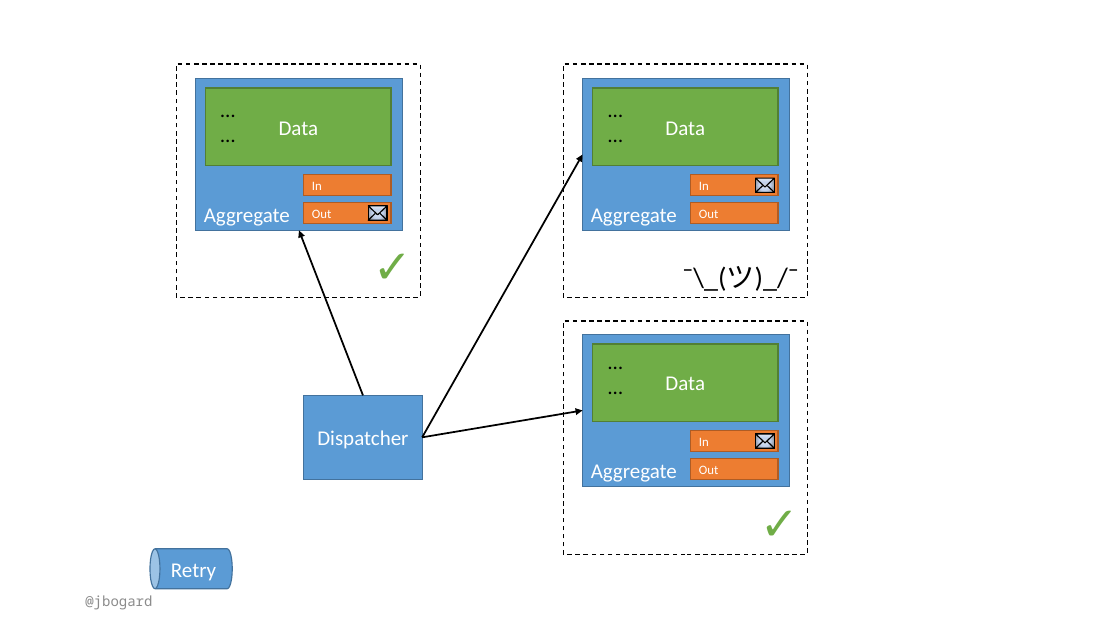
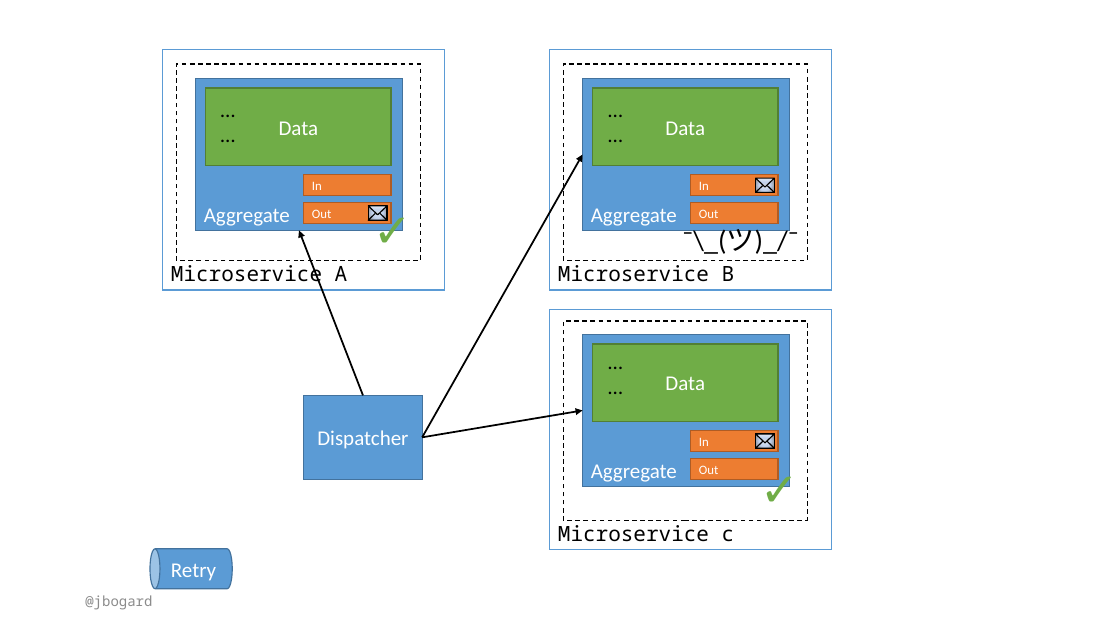
Before and after one commit to jbogard/presentations, a slide deck: slide 71 of ConsistencyAndAgreementInMicroservices/ConsistencyAndAgreementInMicroservices.pptx (slide 70 before the commit). Drawn at 1120x630 pixels with LibreOffice and Linux fonts; fonts in the diff are those of the drawing. Boxes give left, top, right and bottom in pixels: in the first picture for what was removed or moved away, otherwise in the second. Text is boxed around its words. In the diff, an @@ line names an element or a change of style, - is before the commit and + after.

```diff
--- a/ConsistencyAndAgreementInMicroservices/ConsistencyAndAgreementInMicroservices.pptx
+++ b/ConsistencyAndAgreementInMicroservices/ConsistencyAndAgreementInMicroservices.pptx
@@ rectangle added at (x1=163, y1=50, x2=445, y2=290), fill #FFFFFF, outline #5B9BD5 1 pt, 18 pt, text #000000 @@
+Microservice A
@@ rectangle added at (x1=549, y1=50, x2=832, y2=290), fill #FFFFFF, outline #5B9BD5 1 pt, 18 pt, text #000000 @@
+Microservice B
@@ rectangle "✓" resized from (x1=176, y1=64, x2=420, y2=297) to (x1=176, y1=64, x2=420, y2=260) @@
@@ rectangle "¯\_(ツ)_/¯" resized from (x1=564, y1=64, x2=807, y2=297) to (x1=564, y1=64, x2=807, y2=260) @@
@@ rectangle added at (x1=549, y1=310, x2=832, y2=550), fill #FFFFFF, outline #5B9BD5 1 pt, 18 pt, text #000000 @@
+Microservice c
@@ rectangle "✓" resized from (x1=564, y1=321, x2=807, y2=555) to (x1=564, y1=321, x2=807, y2=520) @@
```
Also in this commit, not shown: 19 other slides changed, 1 slide added, 21 other files.
